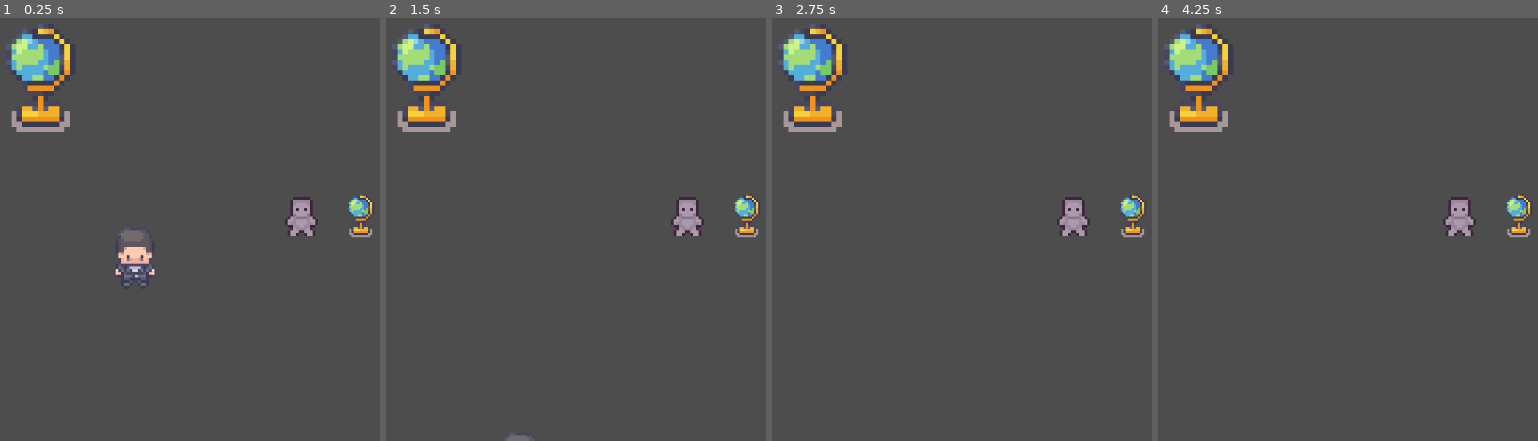
Above: before the commit, frames 1-4 (left to right).
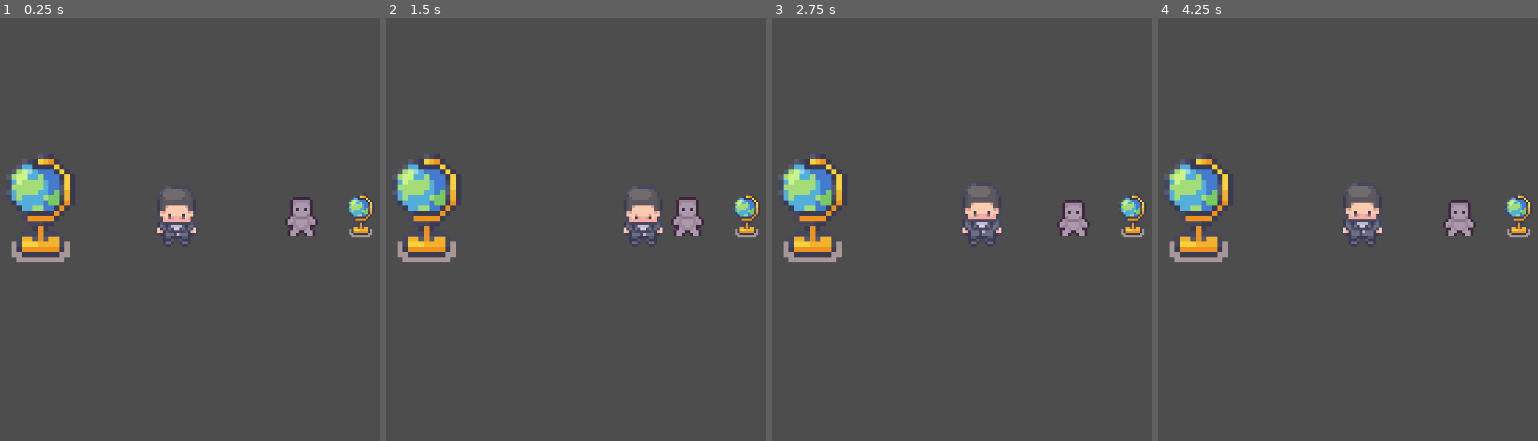
Above: after the commit, the same moments.

Repository: MelissaLiao753/game_underwater_museum
Game: Godot game, scene res://level_1.tscn
Same seed, same stepped clock (60 frames per second), same inputs: the game is played once before the commit and once after it.
Inputs:
- Up to frame 1 (0.25 s): no input
- Up to frame 2 (1.5 s): no input
- Up to frame 3 (2.75 s): no input
- Up to frame 4 (4.25 s): no input

The runs differ from the first frame. In frame 1, 6.1% of the frame differs, in the area x 1-52%, y 1-64%; in frame 2, 5.5%; in frame 3, 5.7%; in frame 4, 5.7%.

Commit message:
Enemy now flips direction, and kills player.
Changed enemy to characterbody2d to make it easier to add by changing the position to velocity instead.
Changed the masks and layers so they interact properly.

Diff:
--- a/game_underwater_museum/enemy_test.tscn
+++ b/game_underwater_museum/enemy_test.tscn
@@ -5,12 +5,10 @@
 [ext_resource type="PackedScene" uid="uid://c8e8cwcrg304p" path="res://killzone.tscn" id="3_c6iok"]
 
 [sub_resource type="GDScript" id="GDScript_hqtel"]
-script/source = "extends Node2D
+script/source = "extends CharacterBody2D
 
 @onready var animated_sprite_2d: AnimatedSprite2D = $AnimatedSprite2D
 @onready var ray_cast_right: RayCast2D = $RayCast_Right
-@onready var ray_cast_left: RayCast2D = $RayCast_Left
-@onready var ray_cast_up: RayCast2D = $RayCast_Up
 @onready var ray_cast_down: RayCast2D = $RayCast_Down
 
 enum state {horizontal, vertical}
@@ -20,34 +18,45 @@
 var direction: int = 1
 
 # Called every frame. 'delta' is the elapsed time since the previous frame.
-func _process(delta: float) -> void:
+func _physics_process(delta: float) -> void:
 	if state_type == state.horizontal:
 		horizontal_movement(delta)
 	else:
 		vertical_movement(delta)
-
+	move_and_slide()
 func horizontal_movement(delta: float) -> void:
 	animated_sprite_2d.flip_h = direction < 0
 	animated_sprite_2d.flip_v = false
 
+	ray_cast_right.target_position.x = abs(ray_cast_right.target_position.x) * direction
+	#Wall detection
 	if ray_cast_right.is_colliding():
-		direction = -1
-	elif ray_cast_left.is_colliding():
-		direction = 1
-
-	position.x += SPEED * delta * direction
-
+		direction *= -1
+		ray_cast_right.target_position.x = abs(ray_cast_right.target_position.x) * direction
+		ray_cast_right.force_raycast_update()
+
+	if is_on_wall():
+		direction *= -1
+
+	velocity.x = SPEED * direction
+	velocity.y = 0
 func vertical_movement(delta: float) -> void:
 	animated_sprite_2d.flip_v = direction < 0
 	animated_sprite_2d.flip_h = false
-
+	ray_cast_down.target_position.y = abs(ray_cast_down.target_position.y) * direction
 	if ray_cast_down.is_colliding():
-		direction = -1
-	elif ray_cast_up.is_colliding():
-		direction = 1
-
-	position.y += SPEED * delta * direction
+		direction *= -1
+		ray_cast_down.target_position.y = abs(ray_cast_down.target_position.y) * direction
+		ray_cast_down.force_raycast_update()
+
+	if is_on_ceiling() or is_on_floor():
+		direction *= -1
+
+	velocity.y = SPEED * direction
+	velocity.x = 0
 "
+
+[sub_resource type="CapsuleShape2D" id="CapsuleShape2D_ynkgx"]
 
 [sub_resource type="AtlasTexture" id="AtlasTexture_5det1"]
 atlas = ExtResource("1_tegdf")
@@ -289,9 +298,14 @@
 
 [sub_resource type="CapsuleShape2D" id="CapsuleShape2D_n74wa"]
 
-[node name="enemy" type="Node2D" unique_id=1131770542]
+[node name="enemy" type="CharacterBody2D" unique_id=608018237]
+collision_layer = 4
+collision_mask = 9
 script = SubResource("GDScript_hqtel")
-state_type = 1
+
+[node name="CollisionShape2D" type="CollisionShape2D" parent="." unique_id=476187039]
+position = Vector2(0, 4)
+shape = SubResource("CapsuleShape2D_ynkgx")
 
 [node name="AnimatedSprite2D" type="AnimatedSprite2D" parent="." unique_id=649446594]
 sprite_frames = SubResource("SpriteFrames_p2gul")
@@ -308,17 +322,13 @@
 position = Vector2(0, 5)
 rotation = -1.5707964
 target_position = Vector2(-6.993822e-07, 16)
-
-[node name="RayCast_Left" type="RayCast2D" parent="." unique_id=1683353179]
-position = Vector2(0, 5)
-rotation = 1.5707964
-target_position = Vector2(6.993822e-07, 16)
-
-[node name="RayCast_Up" type="RayCast2D" parent="." unique_id=608661375]
-position = Vector2(0, 5)
-rotation = 3.1415925
-target_position = Vector2(-6.993822e-07, 16)
+collision_mask = 9
+hit_from_inside = true
+collide_with_areas = true
 
 [node name="RayCast_Down" type="RayCast2D" parent="." unique_id=653245656]
 position = Vector2(0, 4)
 target_position = Vector2(-6.993822e-07, 16)
+collision_mask = 9
+hit_from_inside = true
+collide_with_areas = true
--- a/game_underwater_museum/interactable.tscn
+++ b/game_underwater_museum/interactable.tscn
@@ -10,7 +10,7 @@
 "
 
 [node name="interactable" type="Area2D" unique_id=646188620]
-collision_layer = 2
-collision_mask = 0
+collision_layer = 8
+collision_mask = 2
 script = SubResource("GDScript_x3v40")
 interact_name = "Globe"
--- a/game_underwater_museum/interaction.tscn
+++ b/game_underwater_museum/interaction.tscn
@@ -48,7 +48,7 @@
 
 [node name="interact_range" type="Area2D" parent="." unique_id=749626510]
 collision_layer = 0
-collision_mask = 2
+collision_mask = 8
 
 [node name="CollisionShape2D" type="CollisionShape2D" parent="interact_range" unique_id=1915847321]
 shape = SubResource("CircleShape2D_p2gul")
--- a/game_underwater_museum/killzone.tscn
+++ b/game_underwater_museum/killzone.tscn
@@ -10,6 +10,7 @@
 "
 
 [node name="killzone" type="Area2D" unique_id=1891673327]
+collision_layer = 16
 collision_mask = 2
 script = SubResource("GDScript_g4jet")
 
--- a/game_underwater_museum/level_1.tscn
+++ b/game_underwater_museum/level_1.tscn
@@ -15,5 +15,5 @@
 position = Vector2(21, -9.536743e-07)
 
 [node name="object2" parent="." unique_id=1204598880 instance=ExtResource("2_hbghi")]
-position = Vector2(-95, -49)
+position = Vector2(-95.00001, -2)
 scale = Vector2(0.9577577, 0.9319017)
--- a/game_underwater_museum/object.tscn
+++ /dev/null
@@ -1,26 +0,0 @@
-[gd_scene format=3 uid="uid://bils3mqyvhw5m"]
-
-[ext_resource type="Texture2D" uid="uid://do341hi5aswgh" path="res://tileset/Modern_Interiors_Free_v2.2/Modern tiles_Free/Interiors_free/32x32/Interiors_free_32x32.png" id="1_3xuqs"]
-[ext_resource type="PackedScene" uid="uid://djeitmgiv0j8t" path="res://interactable.tscn" id="2_0i3lm"]
-
-[sub_resource type="GDScript" id="GDScript_ihfcg"]
-script/source = "extends Node2D
-"
-
-[sub_resource type="CircleShape2D" id="CircleShape2D_m11qq"]
-
-[node name="object" type="Node2D" unique_id=366453922]
-script = SubResource("GDScript_ihfcg")
-
-[node name="Sprite2D" type="Sprite2D" parent="." unique_id=1162201452]
-texture = ExtResource("1_3xuqs")
-region_enabled = true
-region_rect = Rect2(410.005, 1153.595, 40, 45)
-
-[node name="interactable" parent="." unique_id=646188620 instance=ExtResource("2_0i3lm")]
-position = Vector2(0.99999994, -0.49999997)
-scale = Vector2(0.99999994, 0.99999994)
-
-[node name="CollisionShape2D" type="CollisionShape2D" parent="interactable" unique_id=1675896465]
-scale = Vector2(2.8733263, 2.8733263)
-shape = SubResource("CircleShape2D_m11qq")
--- a/game_underwater_museum/object_collectable.tscn
+++ b/game_underwater_museum/object_collectable.tscn
@@ -29,6 +29,8 @@
 
 [node name="object" type="Area2D" unique_id=1826424834]
 scale = Vector2(0.3727342, 0.3727342)
+collision_layer = 8
+collision_mask = 2
 script = SubResource("GDScript_hn12h")
 
 [node name="Sprite2D" type="Sprite2D" parent="." unique_id=1313510248]
@@ -37,7 +39,8 @@
 region_rect = Rect2(410.005, 1153.595, 40, 45)
 
 [node name="CollisionShape2D" type="CollisionShape2D" parent="." unique_id=774460188]
-position = Vector2(1, -0.5)
+position = Vector2(0.99999994, -0.49999997)
+scale = Vector2(0.99999994, 0.99999994)
 shape = SubResource("RectangleShape2D_ynkgx")
 
 [node name="interactable" parent="." unique_id=646188620 instance=ExtResource("2_78wcj")]
--- a/game_underwater_museum/player.tscn
+++ b/game_underwater_museum/player.tscn
@@ -192,6 +192,7 @@
 
 [node name="player" type="CharacterBody2D" unique_id=2113074700]
 collision_layer = 2
+collision_mask = 28
 script = SubResource("GDScript_wln50")
 
 [node name="CollisionShape2D" type="CollisionShape2D" parent="." unique_id=1381101051]
--- a/game_underwater_museum/project.godot
+++ b/game_underwater_museum/project.godot
@@ -53,7 +53,9 @@
 [layer_names]
 
 2d_physics/layer_1="world"
-2d_physics/layer_2="interactions"
+2d_physics/layer_2="player"
+2d_physics/layer_3="enemies"
+2d_physics/layer_4="interactables"
 
 [rendering]
 
